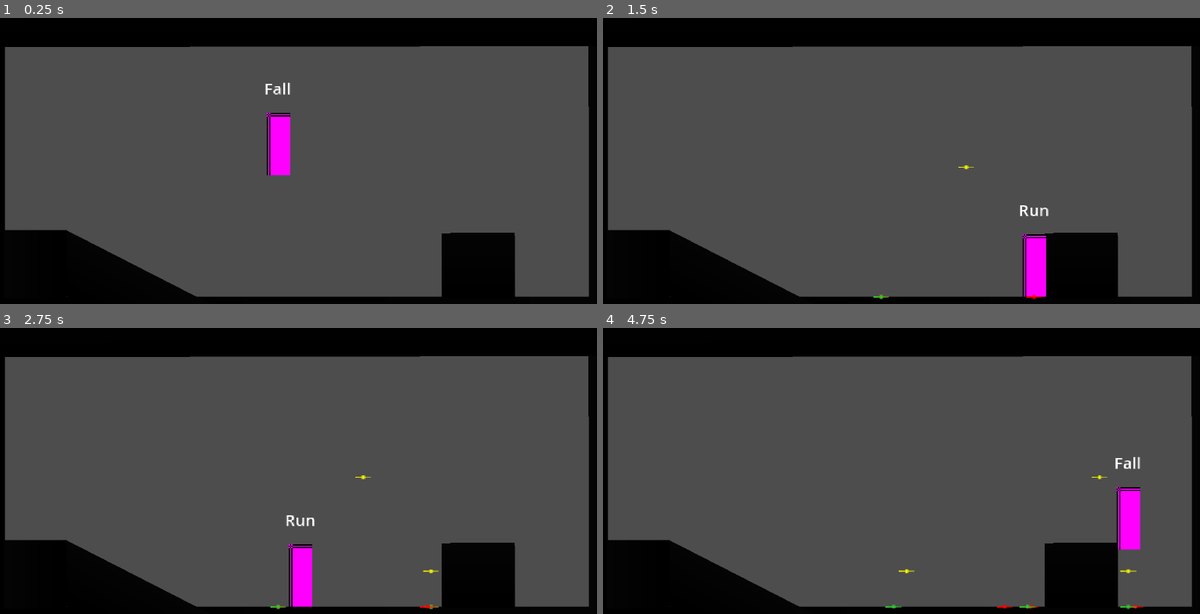
Above: before the commit, frames 1-4 (two rows, left to right).
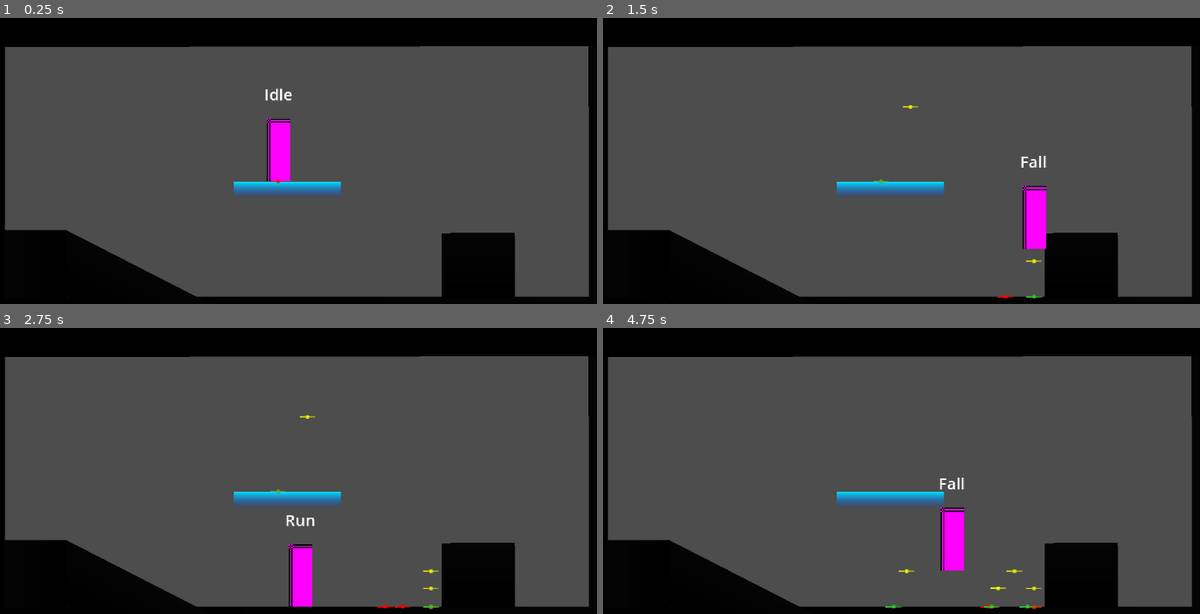
Above: after the commit, the same moments.

Repository: wulalal1/metroidvania_forge
Game: Godot game, scene res://playground.tscn
Same seed, same stepped clock (60 frames per second), same inputs: the game is played once before the commit and once after it.
Inputs:
- Up to frame 1 (0.25 s): no input
- Up to frame 2 (1.5 s): hold Space (jump) 0.53-1.28 s; hold D (right) from 0.53 s (still down); tap Space (jump) at 1.35 s
- Up to frame 3 (2.75 s): tap Space (jump) at 1.52, 1.82 s; release D (right) at 2.03 s; hold A (left) from 2.03 s (still down); hold Space (jump) from 2.03 s (still down)
- Up to frame 4 (4.75 s): release A (left) at 2.78 s; release Space (jump) at 2.78 s; hold D (right) 2.78-4.28 s; tap Space (jump) at 2.85, 3.02, 3.32, 4.35, 4.52 s; hold Space (jump) 3.53-4.28 s; hold A (left) from 4.28 s (still down)

The runs differ from the first frame. In frame 1, 1.3% of the frame differs, in the area x 39-58%, y 22-63%; in frame 2, 2.5%; in frame 3, 1.0%; in frame 4, 3.0%, in the area x 39-91%, y 44-99%.

Commit message:
更新下蹲

Diff:
--- a/player/player.tscn
+++ b/player/player.tscn
@@ -1,10 +1,11 @@
-[gd_scene load_steps=8 format=3 uid="uid://cty21f0k4culd"]
+[gd_scene load_steps=10 format=3 uid="uid://cty21f0k4culd"]
 
 [ext_resource type="Script" uid="uid://cllkni11dk04n" path="res://player/scripts/player.gd" id="1_oul6g"]
 [ext_resource type="Script" uid="uid://cfdlyxrns2yg4" path="res://player/states/idle.gd" id="2_g1dw6"]
 [ext_resource type="Script" uid="uid://dkh0gxyvrndt4" path="res://player/states/run.gd" id="3_yw30f"]
 [ext_resource type="Script" uid="uid://yay5r0d5jdfc" path="res://player/states/jump.gd" id="4_qjkh3"]
 [ext_resource type="Script" uid="uid://u8rvbcmkkqrb" path="res://player/states/fall.gd" id="5_g6k8r"]
+[ext_resource type="Script" uid="uid://ckl0k2wouqjt3" path="res://player/states/crouch.gd" id="6_g6k8r"]
 
 [sub_resource type="PlaceholderTexture2D" id="PlaceholderTexture2D_kqu6x"]
 size = Vector2(18, 48)
@@ -12,16 +13,27 @@
 [sub_resource type="RectangleShape2D" id="RectangleShape2D_oul6g"]
 size = Vector2(16, 46)
 
+[sub_resource type="RectangleShape2D" id="RectangleShape2D_g6k8r"]
+size = Vector2(16, 32)
+
 [node name="Player" type="CharacterBody2D"]
+collision_layer = 0
+collision_mask = 3
 script = ExtResource("1_oul6g")
 
 [node name="Sprite2D" type="Sprite2D" parent="."]
 position = Vector2(0, -24)
 texture = SubResource("PlaceholderTexture2D_kqu6x")
 
-[node name="CollisionShape2D" type="CollisionShape2D" parent="."]
+[node name="CollisionStand" type="CollisionShape2D" parent="."]
 position = Vector2(0, -23)
 shape = SubResource("RectangleShape2D_oul6g")
+debug_color = Color(0, 0.6, 0.69803923, 0.29411766)
+
+[node name="CollisionCrouch" type="CollisionShape2D" parent="."]
+position = Vector2(0, -16)
+shape = SubResource("RectangleShape2D_g6k8r")
+disabled = true
 debug_color = Color(0, 0.6, 0.69803923, 0.29411766)
 
 [node name="States" type="Node" parent="."]
@@ -42,6 +54,10 @@
 unique_name_in_owner = true
 script = ExtResource("5_g6k8r")
 
+[node name="Crouch" type="Node" parent="States"]
+unique_name_in_owner = true
+script = ExtResource("6_g6k8r")
+
 [node name="Label" type="Label" parent="."]
 offset_left = -34.0
 offset_top = -75.0
@@ -50,3 +66,7 @@
 theme_override_font_sizes/font_size = 12
 text = "lable"
 horizontal_alignment = 1
+
+[node name="OneWayPlantformRaycast" type="RayCast2D" parent="."]
+target_position = Vector2(0, 4)
+collision_mask = 2
--- a/player/scripts/player.gd
+++ b/player/scripts/player.gd
@@ -2,6 +2,15 @@
 
 const DEBUG_JUMP_INDICATOR = preload("uid://dklsn8ip8frqg")
 
+#region /// on ready variable
+@onready var sprite: Sprite2D = $Sprite2D
+@onready var collision_stand: CollisionShape2D = $CollisionStand
+@onready var collision_crouch: CollisionShape2D = $CollisionCrouch
+@onready var one_way_plantform_raycast: RayCast2D = $OneWayPlantformRaycast
+
+
+
+#endregion
 
 #region /// export variable
 @export var move_speed : float = 150
@@ -17,6 +26,7 @@
 #region /// State Machine Variable
 var direction : Vector2 = Vector2.ZERO
 var gravity : float = 980
+var gravity_mulitplier : float = 1.0
 #endregion
 
 func _ready() -> void:
@@ -37,7 +47,7 @@
 
 
 func _physics_process(_delta: float) -> void:
-	velocity.y += gravity * _delta
+	velocity.y += gravity * _delta * gravity_mulitplier
 	move_and_slide()
 	change_state(current_state.physics_process( _delta ))
 
--- a/player/states/00_player_state.gd
+++ b/player/states/00_player_state.gd
@@ -10,6 +10,7 @@
 @onready var run: PlayerStateRun = %Run
 @onready var jump: PlayerStateJump = %Jump
 @onready var fall: PlayerStateFall = %Fall
+@onready var crouch: PlayerStateCrouch = %Crouch
 
 #endregion
 
--- /dev/null
+++ b/player/states/crouch.gd
@@ -0,0 +1,45 @@
+class_name PlayerStateCrouch extends PlayerState
+
+@export var deceleration_rate : float = 10
+
+func init() -> void:
+	pass
+
+#当我们进入这个状态会发生什么?
+func enter() -> void:
+	#play animation
+	player.collision_stand.disabled = true
+	player.collision_crouch.disabled = false
+	player.sprite.scale.y = 0.625
+	player.sprite.position.y = -15
+	pass
+
+#当我们退出这个状态时会发生什么?
+func exit() -> void:
+	player.collision_stand.disabled = false
+	player.collision_crouch.disabled = true
+	player.sprite.scale.y = 1.0
+	player.sprite.position.y = -24
+	pass
+
+#当按下按键处理情况会发生什么?
+func handle_input( _event : InputEvent) -> PlayerState:
+	#handle input
+	if _event.is_action_pressed("jump"):
+		if player.one_way_plantform_raycast.is_colliding() == true:
+			player.position.y += 4
+			return fall
+		return jump
+	return next_state
+
+
+func process(_delta: float) -> PlayerState:
+	if player.direction.y < 0.5:
+		return idle
+	return next_state
+
+func physics_process(_delta: float) -> PlayerState:
+	player.velocity.x -= player.velocity.x * deceleration_rate * _delta
+	if player.is_on_floor() == false:
+		return fall
+	return next_state
--- a/player/states/fall.gd
+++ b/player/states/fall.gd
@@ -1,4 +1,10 @@
 class_name PlayerStateFall extends PlayerState
+
+@export var fall_gravity_mulitplier : float = 1.165
+@export var coyote_time : float = 0.125
+@export var jump_buffer_time : float = 0.2
+var coyote_timer : float = 0
+var buffer_timer : float = 0
 
 func init() -> void:
 	pass
@@ -6,24 +12,39 @@
 #当我们进入这个状态会发生什么?
 func enter() -> void:
 	#play animation
+	player.gravity_mulitplier = fall_gravity_mulitplier
+	if player.previous_state == jump:
+		coyote_timer = 0
+	else:
+		coyote_timer = coyote_time
 	pass
 
 #当我们退出这个状态时会发生什么?
 func exit() -> void:
+	player.gravity_mulitplier = 1.0
 	pass
 
 #当按下按键处理情况会发生什么?
 func handle_input( _event : InputEvent) -> PlayerState:
 	#handle input
+	if _event.is_action_pressed("jump"):
+		if coyote_timer > 0:
+			return jump
+		else:
+			buffer_timer = jump_buffer_time
 	return next_state
 
 
 func process(_delta: float) -> PlayerState:
+	coyote_timer -= _delta
+	buffer_timer -= _delta
 	return next_state
 
 func physics_process(_delta: float) -> PlayerState:
 	if player.is_on_floor():
 		player.add_debug_indicator()
+		if buffer_timer > 0:
+			return jump
 		return idle
 	player.velocity.x = player.direction.x * player.move_speed
 
--- a/player/states/idle.gd
+++ b/player/states/idle.gd
@@ -23,6 +23,8 @@
 func process(_delta: float) -> PlayerState:
 	if player.direction.x != 0.0:
 		return run
+	elif player.direction.y > 0.5:
+		return crouch
 	return next_state
 
 func physics_process(_delta: float) -> PlayerState:
--- a/player/states/run.gd
+++ b/player/states/run.gd
@@ -24,6 +24,8 @@
 func process(_delta: float) -> PlayerState:
 	if player.direction.x == 0.0:
 		return idle
+	elif player.direction.y > 0.5:
+		return crouch
 	return next_state
 
 func physics_process(_delta: float) -> PlayerState:
--- a/playground.tscn
+++ b/playground.tscn
@@ -13,6 +13,16 @@
 
 [sub_resource type="RectangleShape2D" id="RectangleShape2D_wt17y"]
 size = Vector2(32, 32)
+
+[sub_resource type="Gradient" id="Gradient_rupst"]
+colors = PackedColorArray(0.026193852, 0.89003503, 0.98878354, 1, 0.007843138, 0.27450982, 1, 0)
+
+[sub_resource type="GradientTexture2D" id="GradientTexture2D_wt17y"]
+gradient = SubResource("Gradient_rupst")
+fill_to = Vector2(0, 1)
+
+[sub_resource type="RectangleShape2D" id="RectangleShape2D_rupst"]
+size = Vector2(64, 64)
 
 [node name="playground" type="Node2D"]
 
@@ -91,5 +101,19 @@
 [node name="CollisionShape2D" type="CollisionShape2D" parent="Sprite2D7/StaticBody2D"]
 shape = SubResource("RectangleShape2D_wt17y")
 
+[node name="OneWayPlantform" type="Sprite2D" parent="."]
+position = Vector2(239, 132)
+scale = Vector2(1.2846857, 0.20106198)
+texture = SubResource("GradientTexture2D_wt17y")
+
+[node name="StaticBody2D" type="StaticBody2D" parent="OneWayPlantform"]
+collision_layer = 2
+collision_mask = 0
+
+[node name="CollisionShape2D" type="CollisionShape2D" parent="OneWayPlantform/StaticBody2D"]
+position = Vector2(-4.5776367e-05, -1.4075317)
+shape = SubResource("RectangleShape2D_rupst")
+one_way_collision = true
+
 [node name="Player" parent="." instance=ExtResource("1_rupst")]
 position = Vector2(232, 88)
--- a/project.godot
+++ b/project.godot
@@ -66,6 +66,11 @@
 ]
 }
 
+[layer_names]
+
+2d_physics/layer_1="Ground"
+2d_physics/layer_2="One Way Plantform"
+
 [rendering]
 
 textures/canvas_textures/default_texture_filter=0
Not shown, added: player/states/crouch.gd.uid
Not shown: 1 places in playground.tscn that only renumber resources
